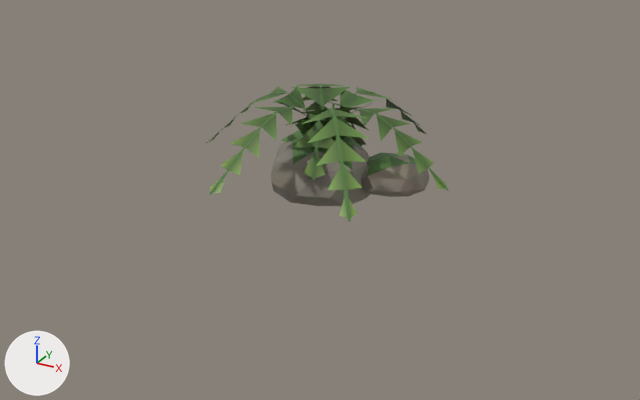
What one commit did to the glTF model pins/assets/sous_bois.glb.
Both versions are drawn from a 50 mm camera at (2.55, -4.69, 2.11) aimed at (0.04, -0.12, -0.18). Arrows for +X, +Y and +Z are at lower left; the lights stay in place. The picture after the commit comes second. Where no turn or scale is listed for an object, it has been applied to the vertices.

The first picture shows 'P_cailloux', 'P_fougere'.
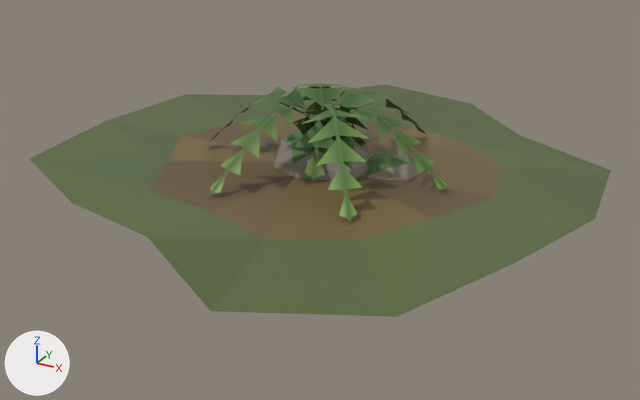
The change, as a diff of the scene's bpy script:
```diff
--- a/pins/assets/sous_bois.glb.py
+++ b/pins/assets/sous_bois.glb.py
@@ mat_defaultmaterial_002 @@
+mat_defaultmaterial_002 = bpy.data.materials.new('DefaultMaterial.002')
+mat_defaultmaterial_002.use_nodes = True; mat_defaultmaterial_002.node_tree.nodes.clear()
+_N = mat_defaultmaterial_002.node_tree.nodes; _L = mat_defaultmaterial_002.node_tree.links
+n0 = _N.new('ShaderNodeOutputMaterial'); n0.name = 'Material Output'
+n1 = _N.new('ShaderNodeBsdfPrincipled'); n1.name = 'Principled BSDF'
+n2 = _N.new('ShaderNodeVertexColor'); n2.name = 'Color Attribute'
+_L.new(n1.outputs[0], n0.inputs[0])  # 'BSDF' to 'Surface'
+_L.new(n2.outputs[0], n1.inputs[0])  # 'Color' to 'Base Color'
@@ me_p_tapis @@
+me_p_tapis.from_pydata(...)  # 29 vertices, 42 faces; spans x -1.78..1.78, y -1.86..1.86, z 0.0
+me_p_tapis.materials.append(mat_defaultmaterial_002)
@@ ob_p_tapis @@
+ob_p_tapis = bpy.data.objects.new('P_tapis', me_p_tapis)
+ob_p_tapis.location = (-0.05, 0.002, 0.02)
```

Pixel boxes (x1, y1, x2, y2) of what changed, in the pictures (640 x 400 px):
'P_tapis', added: after (30, 84, 611, 317)
